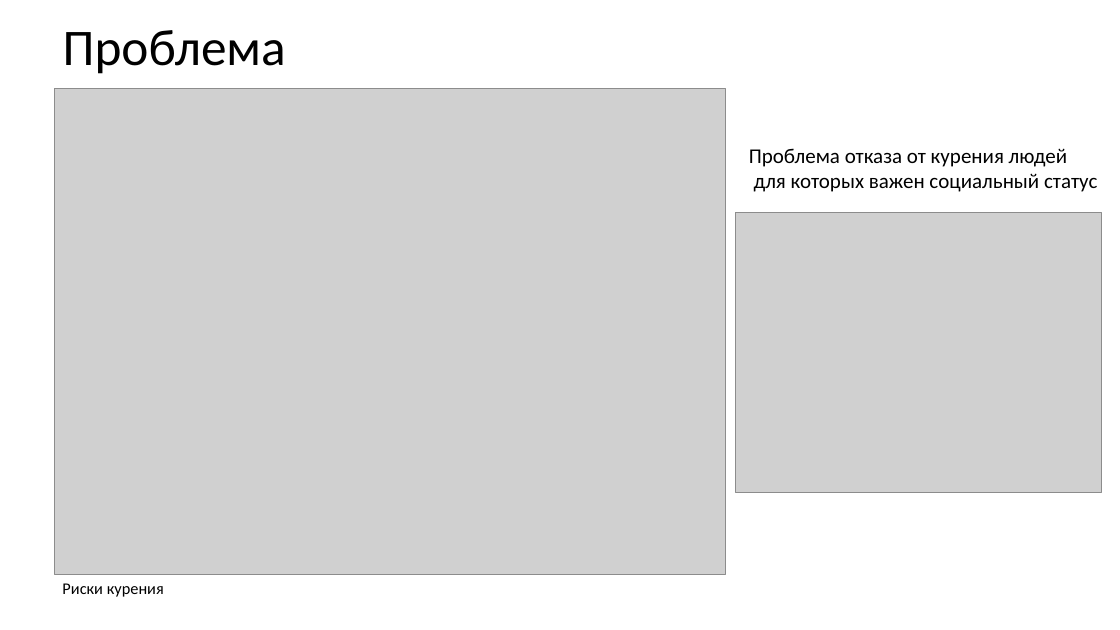
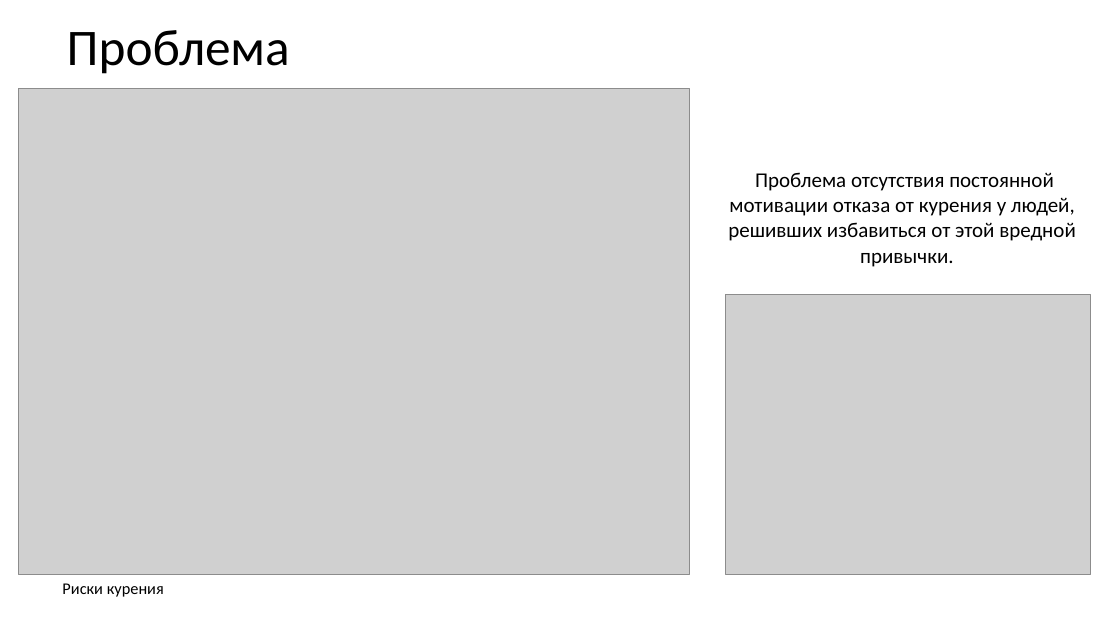
Before and after one commit to pepellsd/diplom, a slide deck: slide 2 of presentation.pptx. Drawn at 1120x630 pixels with LibreOffice and Linux fonts; fonts in the diff are those of the drawing; grey boxes stand for pictures. Boxes give left, top, right and bottom in pixels: in the first picture for what was removed or moved away, otherwise in the second. Text is boxed around its words. In the diff, an @@ line names an element or a change of style, - is before the commit and + after.

```diff
--- a/presentation.pptx
+++ b/presentation.pptx
@@ title "Проблема": place and size @@
-title "Проблема" at <box>63,30,286,74</box>
+title "Проблема" at <box>67,30,290,74</box>
@@ picture: place and size @@
-picture at <box>55,88,726,574</box>
+picture at <box>18,88,690,574</box>
@@ text at <box>728,172,1076,267</box>: text changed @@
-Проблема отказа от курения людей
-для которых важен социальный статус
+Проблема отсутствия постоянной мотивации отказа от курения у людей,
+решивших избавиться от этой вредной привычки.
@@ picture: place and size @@
-picture at <box>736,213,1102,492</box>
+picture at <box>725,295,1091,575</box>
```
Also in this commit, not shown: 2 other slides changed, 2 other files.
